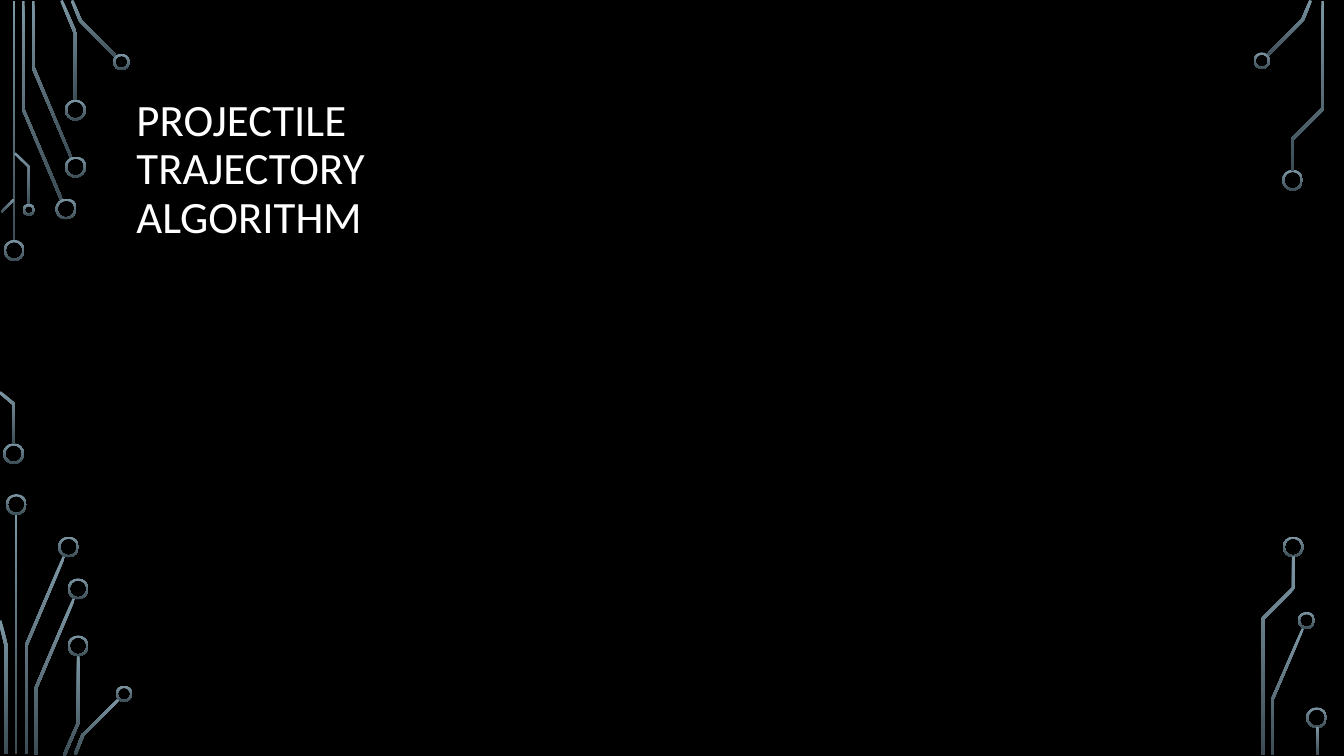
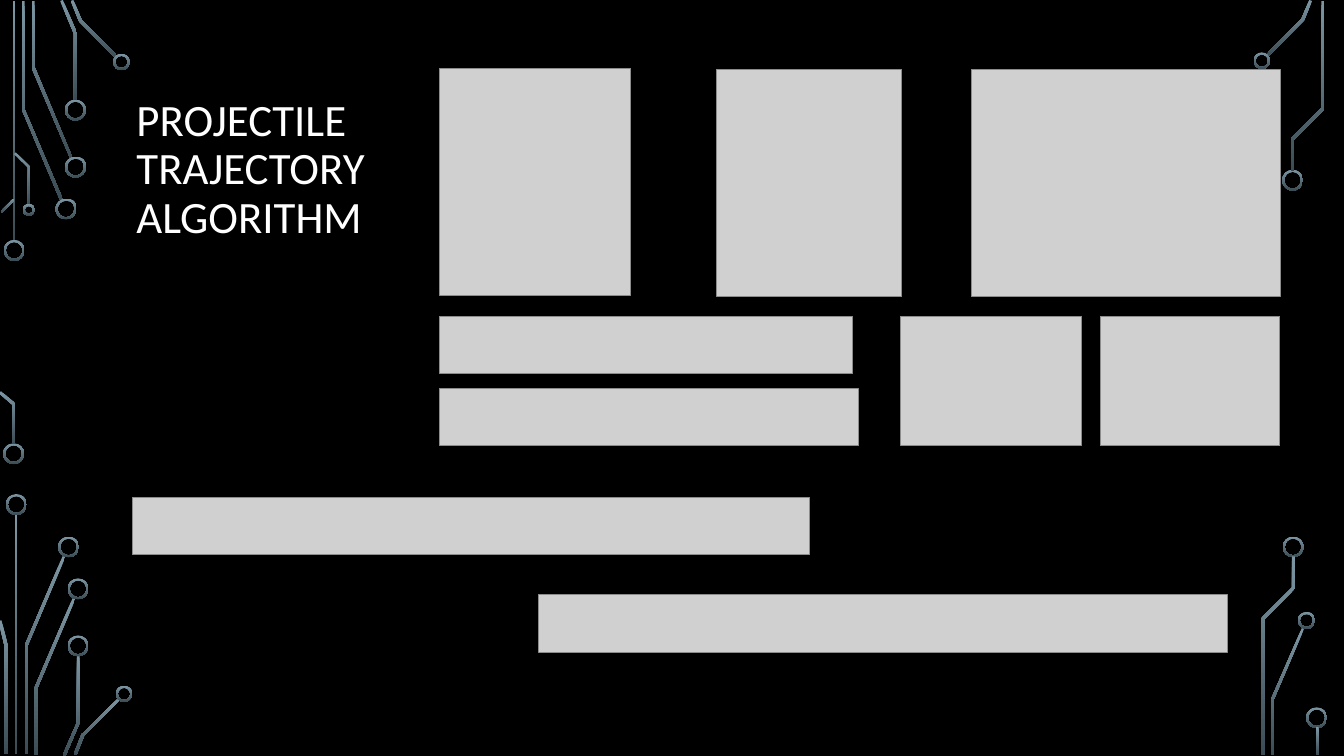
Before and after one commit to jsnlund/robotics_vision_course_projects, a slide deck: slide 4 of Baseball Presentation/Team 10 Baseball Catcher Presentation.pptx. Drawn at 1344x756 pixels with LibreOffice and Linux fonts; fonts in the diff are those of the drawing; grey boxes stand for pictures; background and template pictures are left out. Boxes give left, top, right and bottom in pixels: in the first picture for what was removed or moved away, otherwise in the second. Text is boxed around its words. In the diff, an @@ line names an element or a change of style, - is before the commit and + after.

```diff
--- a/Baseball Presentation/Team 10 Baseball Catcher Presentation.pptx
+++ b/Baseball Presentation/Team 10 Baseball Catcher Presentation.pptx
@@ picture added at [440,69,631,296] @@
@@ picture added at [717,70,901,297] @@
@@ picture added at [972,70,1280,296] @@
@@ picture added at [440,317,853,374] @@
@@ picture added at [901,317,1083,446] @@
@@ picture added at [1100,317,1279,447] @@
@@ picture added at [440,388,858,446] @@
@@ picture added at [132,497,810,555] @@
@@ picture added at [539,595,1228,652] @@
```
Also in this commit, not shown: 2 other slides changed, 1 slide added, 12 other files.
